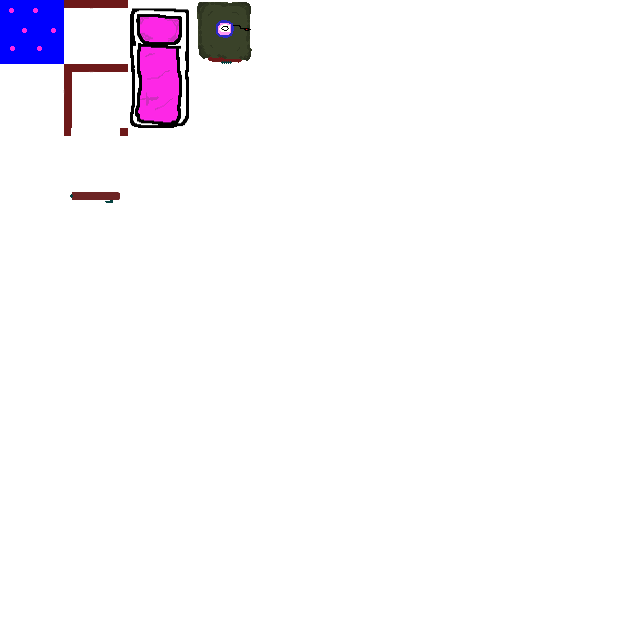
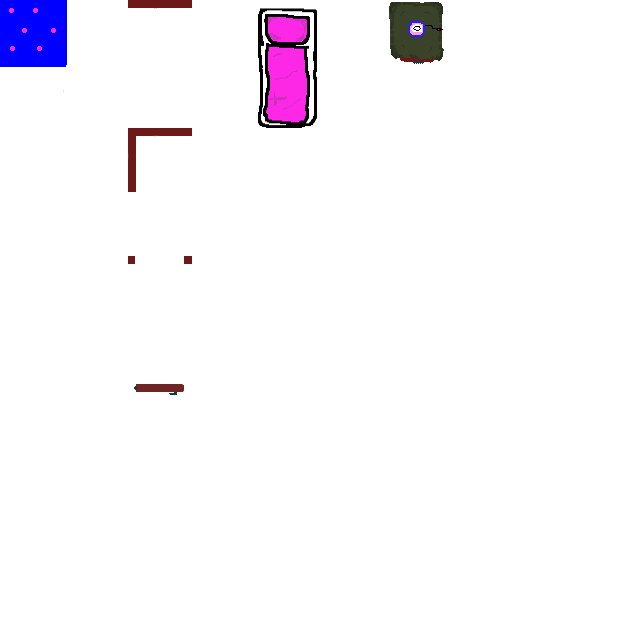
Layered file, before and after one edit (640px x 640px). Changes by layer:
painted on "Background" over [0, 0, 444, 395]
